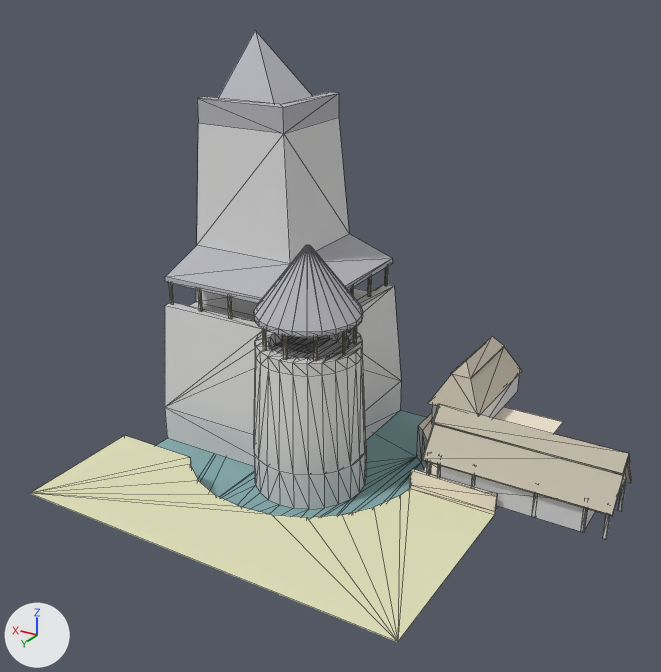
One commit to the OBJ model assets/stl_export/wwc1.obj: the scene before it, then after it.
Camera for both pictures: a 50 mm lens placed at (-33.0, 52.5, 36.5), pointed at (-2.0, 0.8, 10.7). The axes (+X, +Y, +Z) are drawn at lower left. The lights are the same throughout. The first picture is the older version. Mesh edges are drawn as thin lines. Where no turn or scale is listed for an object, it has been applied to the vertices. Vertices at exactly the same position are counted once.

Objects in the first picture: 'wwc1'.
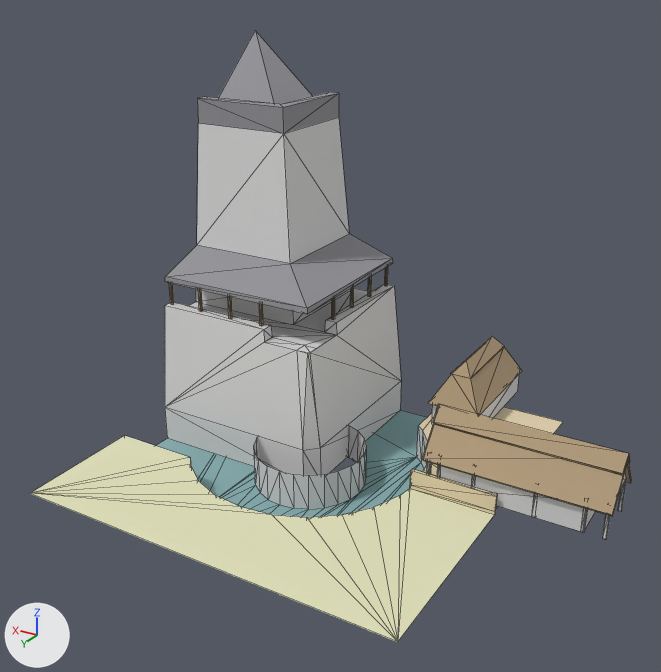
Pixel boxes (x1, y1, x2, y2) of what changed, in the pictures (661 x 672 px):
'wwc1', recoloured, reshaped
    both: (30, 30, 631, 642)
part 1 of me_wwc1, deleted
    before: (254, 245, 363, 361)
part 2 of me_wwc1, deleted
    before: (254, 329, 366, 475)

What changed in the scene script:
```text
Change mat_castleroof:
    mat_castleroof.base_color: (0.471, 0.471, 0.51) -> (0.294, 0.294, 0.318)  # grey #b7b7bd -> grey #949499
Change mat_straw:
    mat_straw.base_color: (0.569, 0.514, 0.42) -> (0.447, 0.333, 0.204)  # light grey #c7bead -> beige #b29c7d
Change me_wwc1:
    used by ob_wwc1; location = (0.0, 0.0, 0.0)
    remove me_wwc1.from_pydata(...)  # 635 vertices, 1098 faces; spans x -22.8..15.0, y -18.5..15.0, z -3.0..29.6
    add me_wwc1.from_pydata(...)  # 410 vertices, 638 faces; spans x -22.8..15.0, y -18.5..15.0, z -3.0..29.6
    me_wwc1 part 1: 9 loose pieces with 136 vertices, spanning x -3.1..5.0, y -5.0..3.1, z 9.0..16.4, are deleted
    me_wwc1 part 2
    89 vertices are removed from x -3.1..5.0, y -5.0..3.1, z 8.0..9.0
    224 faces are deleted
```
